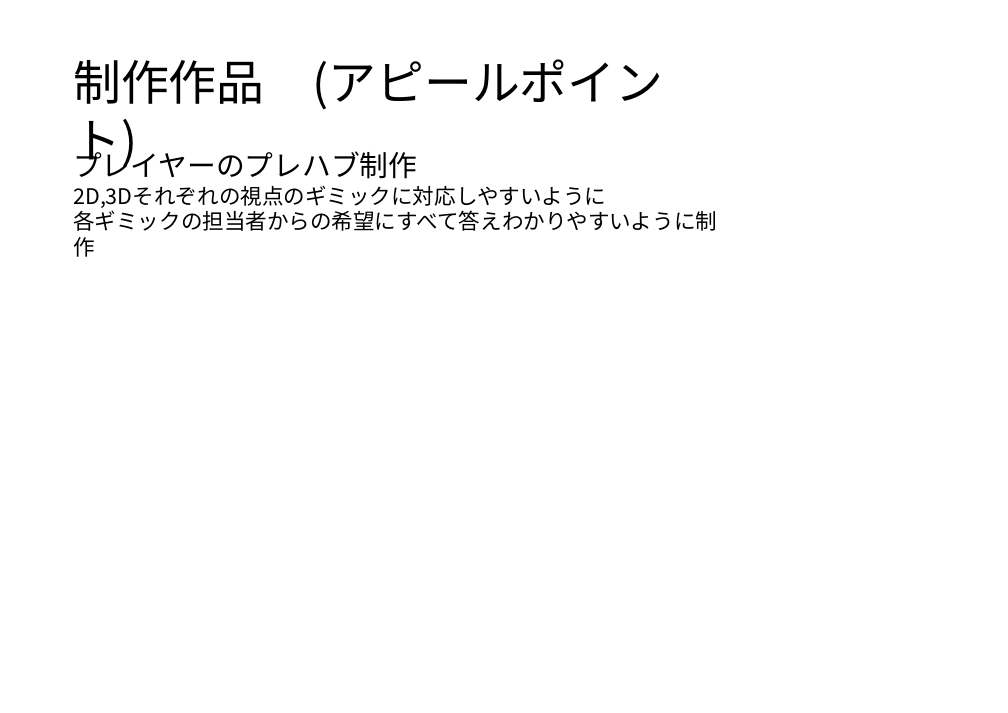
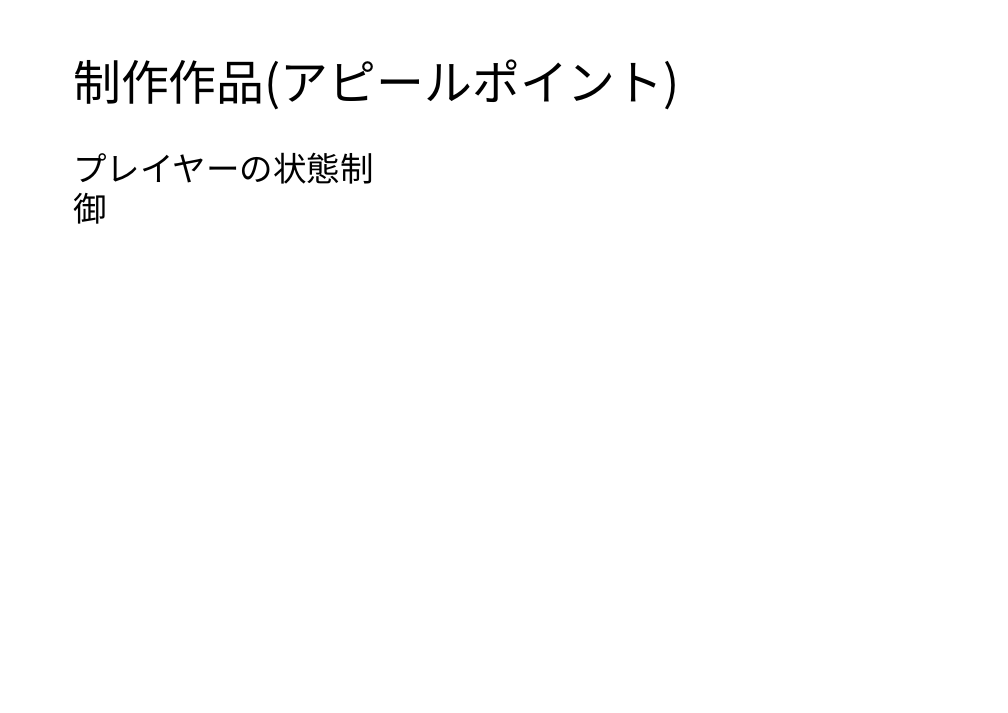
Before and after one commit to Hmmtrnt/Protfolio, a slide deck: slide 6 of ポートフォリオコナミ.pptx. Drawn at 1008x713 pixels with LibreOffice and Linux fonts; fonts in the diff are those of the drawing. Boxes give left, top, right and bottom in pixels: in the first picture for what was removed or moved away, otherwise in the second. Text is boxed around its words. In the diff, an @@ line names an element or a change of style, - is before the commit and + after.

```diff
--- a/ポートフォリオコナミ.pptx
+++ b/ポートフォリオコナミ.pptx
@@ text at (73, 59, 680, 110): spaces changed @@
-制作作品 (アピールポイント)
+制作作品(アピールポイント)
@@ text at (73, 152, 373, 184): text changed; size 18 to 28 pt @@
-プレイヤーのプレハブ制作
-2D,3Dそれぞれの視点のギミックに対応しやすいように
-各ギミックの担当者からの希望にすべて答えわかりやすいように制作
+プレイヤーの状態制御
```
Also in this commit, not shown: 5 other slides changed, 4 slides added, 4 slides removed.
